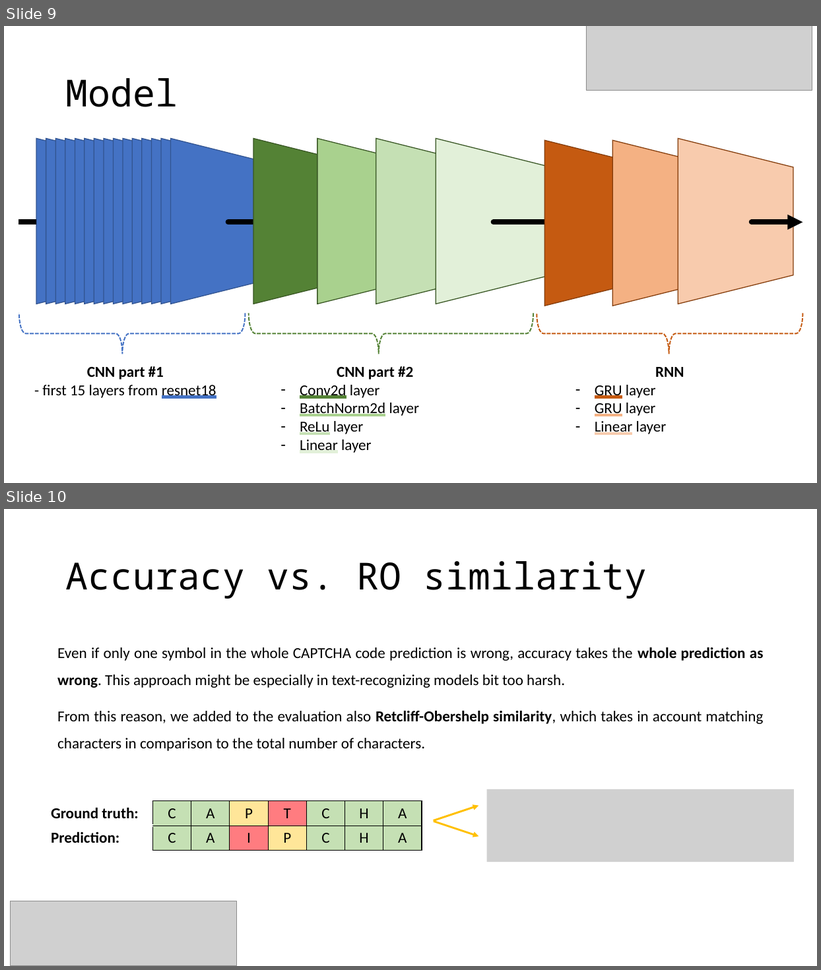
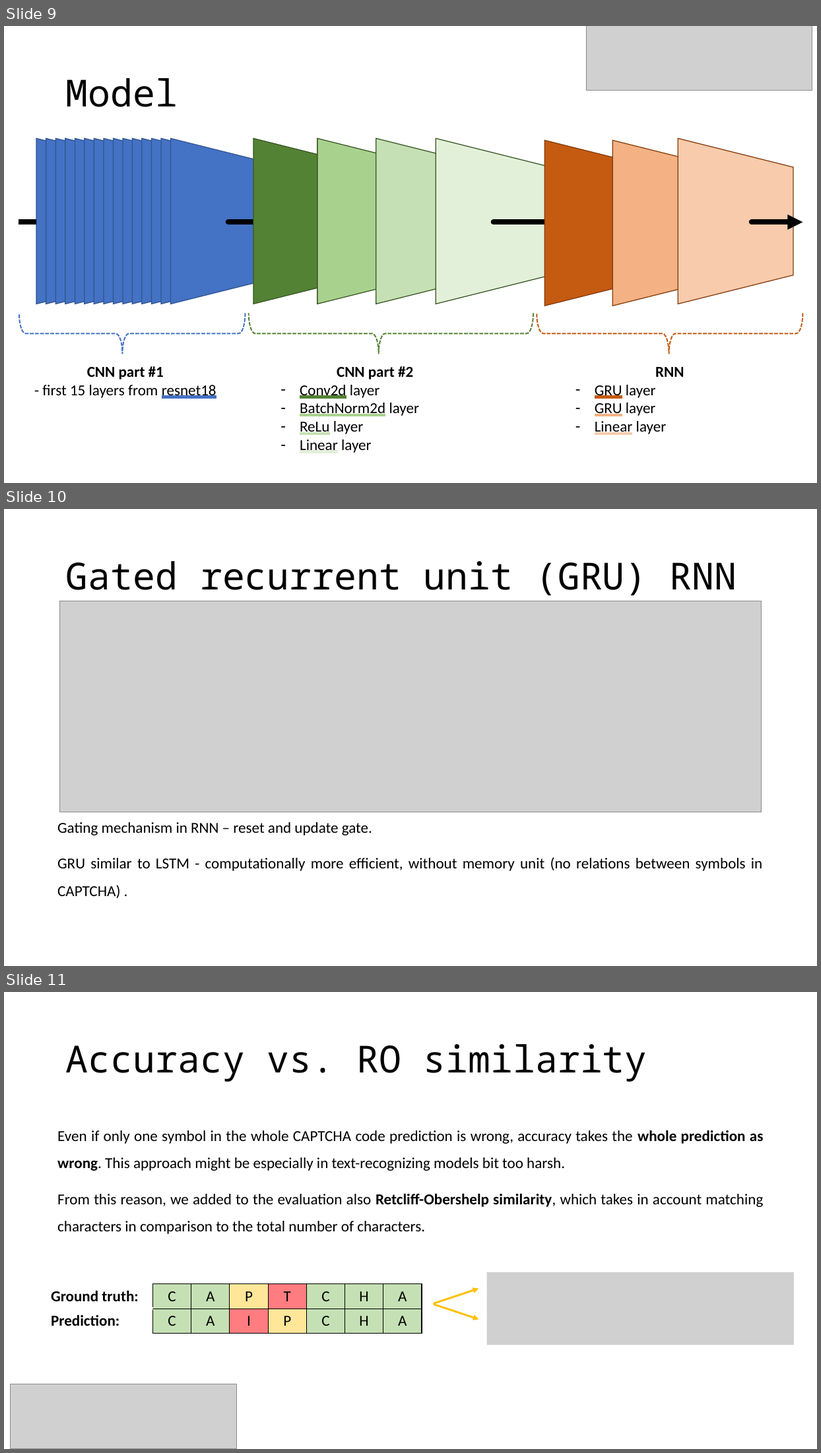
Before and after one commit to Strojove-uceni/final-projects-i_am_not_a_robot, a slide deck: presentation/Final_presentation_draft.pptx. Shown one above the other, each under a label of ours: slides 9 and 10 before the commit, slides 9, 10 and 11 after it. The pictures are 821x970 and 821x1453 pixels, drawn with LibreOffice and Linux fonts; fonts in the diff are those of the drawing; grey boxes stand for pictures. Boxes give left, top, right and bottom in pixels: in the first picture for what was removed or moved away, otherwise in the second. Text is boxed around its words. In the diff, an @@ line names an element or a change of style, - is before the commit and + after.

```diff
--- a/presentation/Final_presentation_draft.pptx
+++ b/presentation/Final_presentation_draft.pptx
@@ slide 10 added at (x1=4, y1=509, x2=817, y2=966), background #FFFFFF @@
@@ title added at (x1=66, y1=561, x2=737, y2=595), 44 pt, text #000000 @@
+Gated recurrent unit (GRU) RNN
@@ picture added at (x1=60, y1=601, x2=762, y2=812) @@
@@ text added at (x1=57, y1=823, x2=762, y2=898), 18 pt, text #000000 @@
+Gating mechanism in RNN – reset and update gate.
+GRU similar to LSTM - computationally more efficient, without memory unit (no relations between symbols in CAPTCHA) .
@@ what was slide 10 is now slide 11 @@
```
Also in this commit, not shown: 2 slides changed.
